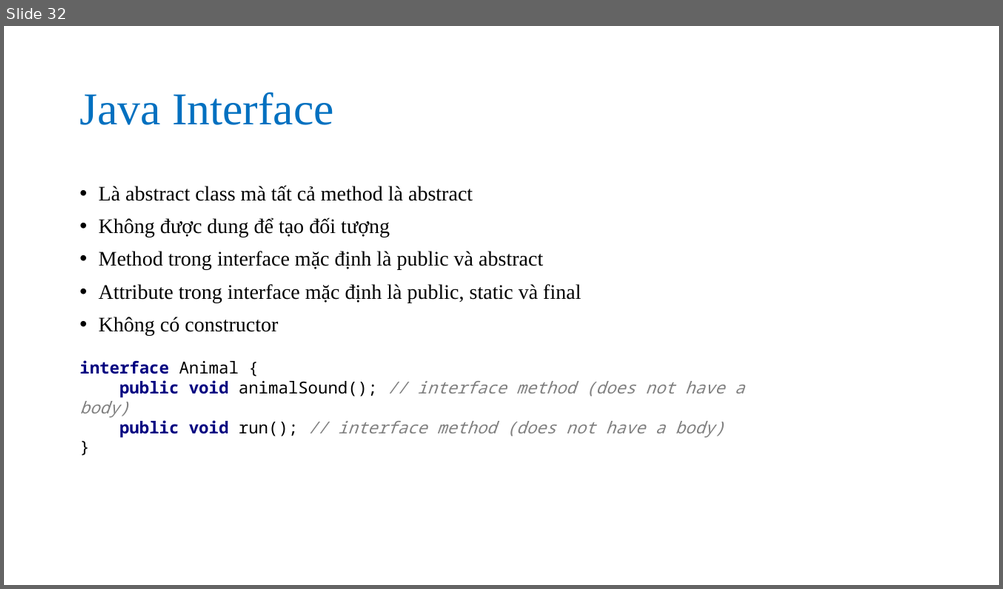
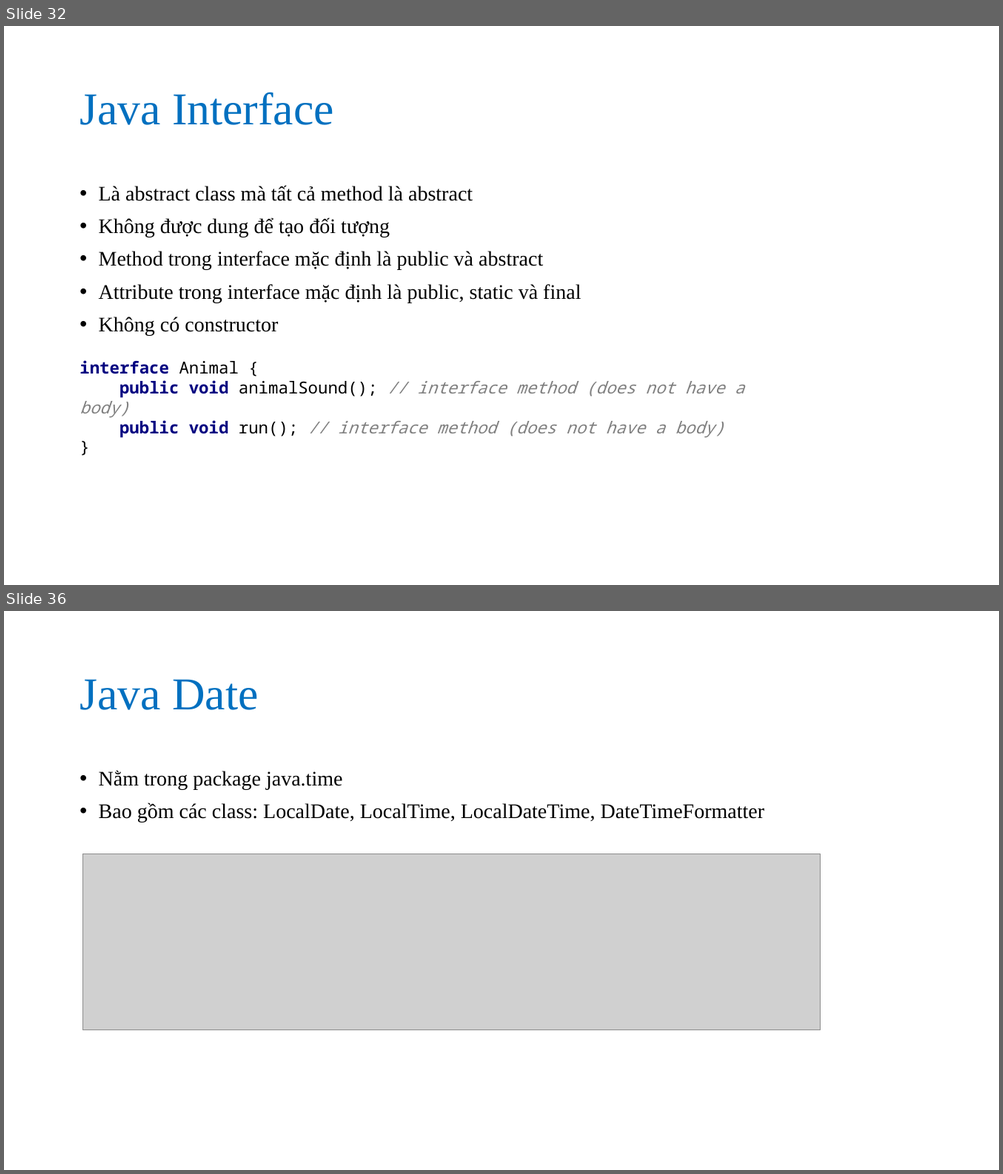
Before and after one commit to nguyenvanson332000/19jsp06, a slide deck: slides/java_core/java_oop.pptx. Shown one above the other, each under a label of ours: slide 32 before the commit, slides 32 and 36 after it; the slides between them are not shown. The pictures are 1003x589 and 1003x1174 pixels, drawn with LibreOffice and Linux fonts; fonts in the diff are those of the drawing; grey boxes stand for pictures. Boxes give left, top, right and bottom in pixels: in the first picture for what was removed or moved away, otherwise in the second. Text is boxed around its words. In the diff, an @@ line names an element or a change of style, - is before the commit and + after.

Commit message:
Java oop 3

```diff
--- a/slides/java_core/java_oop.pptx
+++ b/slides/java_core/java_oop.pptx
@@ slide 36 added at (4,611,999,1170), background #FFFFFF @@
@@ title added at (79,679,258,710), 44 pt, text #0070C0 @@
+Java Date
@@ text added at (99,770,765,823), 20 pt, text #000000 @@
+• Nằm trong package java.time
+• Bao gồm các class: LocalDate, LocalTime, LocalDateTime, DateTimeFormatter
@@ picture added at (82,854,820,1031) @@
```
Also in this commit, not shown: 9 other slides added, 1 other file.
